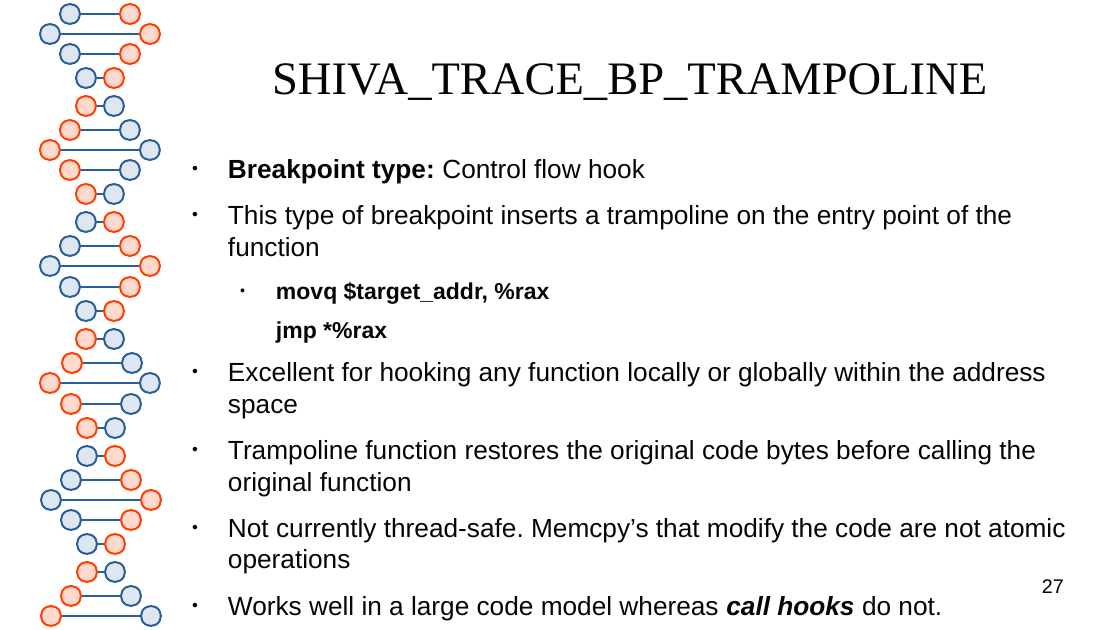
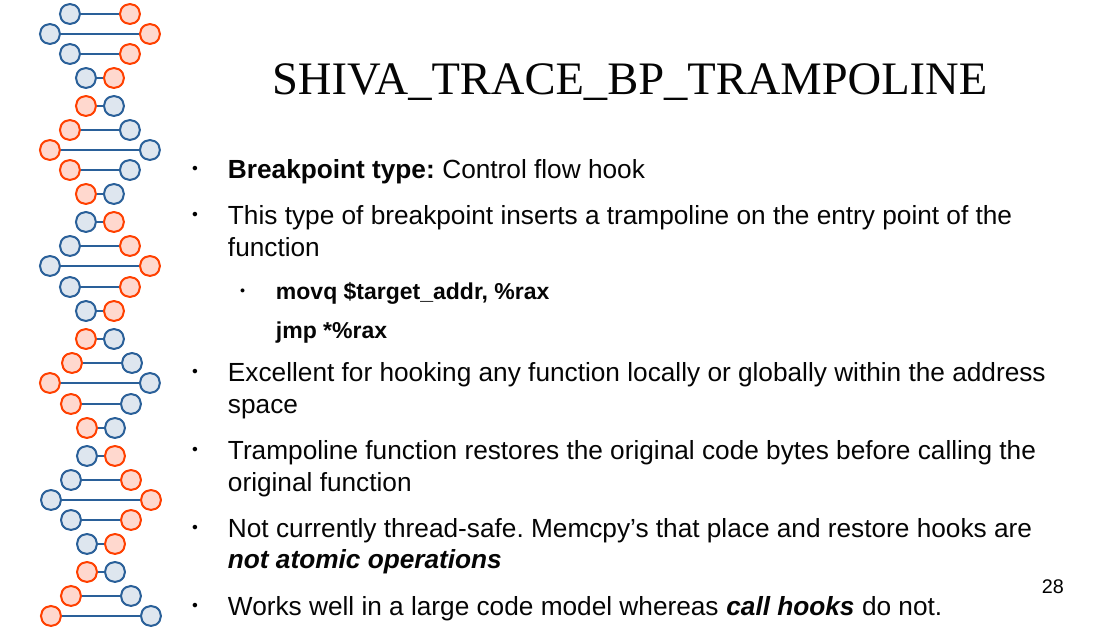
Before and after one commit to elfmaster/shiva, a slide deck: slide 28 of presentation/shiva_runtime.odp (slide 27 before the commit). Drawn at 1120x630 pixels with LibreOffice and Linux fonts; fonts in the diff are those of the drawing. Boxes give left, top, right and bottom in pixels: in the first picture for what was removed or moved away, otherwise in the second. Text is boxed around its words. In the diff, an @@ line names an element or a change of style, - is before the commit and + after.

```diff
--- a/presentation/shiva_runtime.odp
+++ b/presentation/shiva_runtime.odp
@@ text at [228, 518, 1032, 574]: text changed @@
-● Not currently thread-safe. Memcpy’s that modify the code are not atomic operations
+● Not currently thread-safe. Memcpy’s that place and restore hooks are not atomic operations
@@ page number at [1042, 579, 1064, 594]: text changed @@
-27
+28
```
Also in this commit, not shown: 8 other slides changed, 9 slides added, 1 other file.
